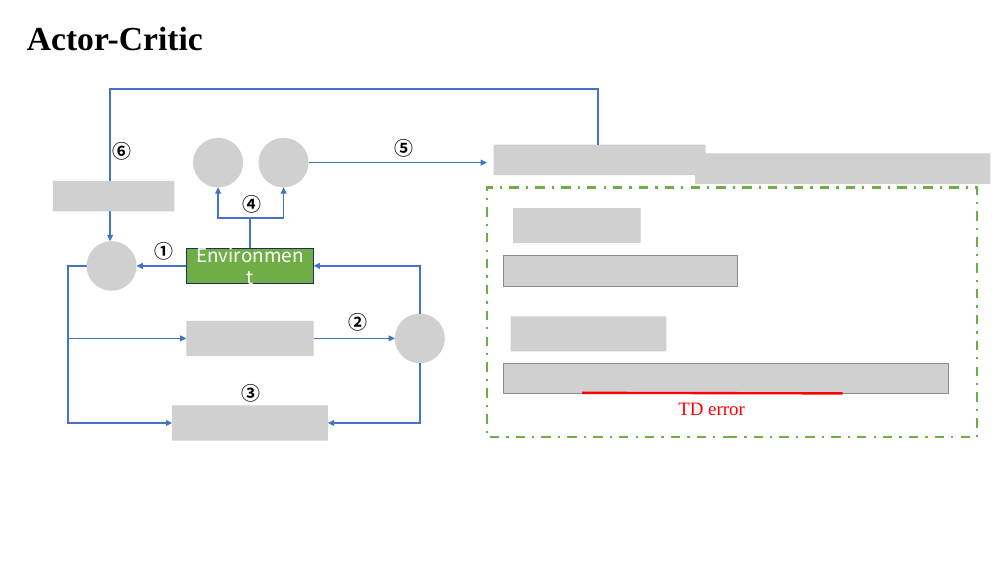
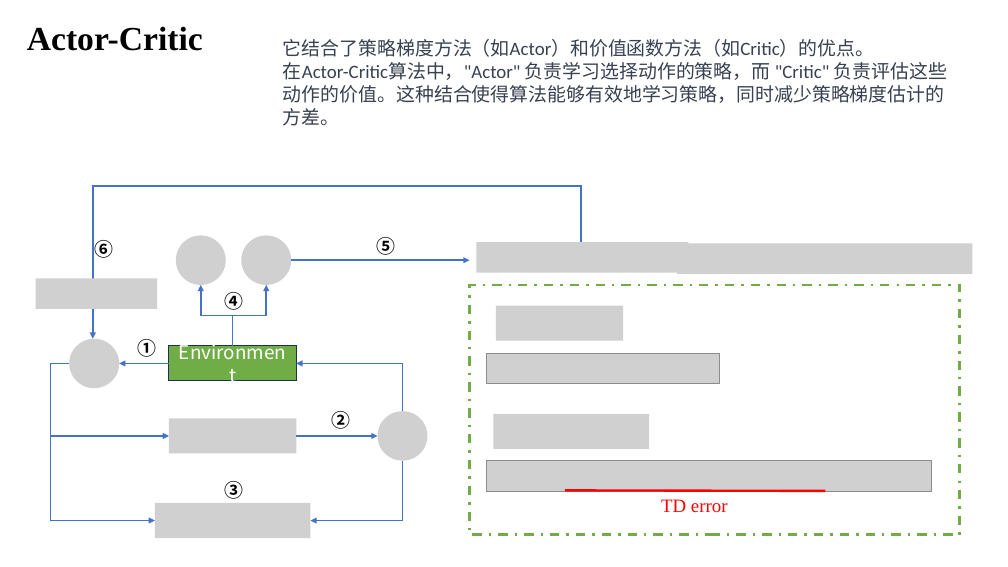
Before and after one commit to ying123ww/public_major, a slide deck: slide 3 of Course notes/RL/RL笔记.pptx (slide 2 before the commit). Drawn at 1008x567 pixels with LibreOffice and Linux fonts; fonts in the diff are those of the drawing; grey boxes stand for pictures. Boxes give left, top, right and bottom in pixels: in the first picture for what was removed or moved away, otherwise in the second. Text is boxed around its words. In the diff, an @@ line names an element or a change of style, - is before the commit and + after.

```diff
--- a/Course notes/RL/RL笔记.pptx
+++ b/Course notes/RL/RL笔记.pptx
@@ text added at [283,39,947,126], 18 pt, text #374151 @@
+它结合了策略梯度方法（如Actor）和价值函数方法（如Critic）的优点。
+在Actor-Critic算法中，"Actor" 负责学习选择动作的策略，而 "Critic" 负责评估这些动作的价值。这种结合使得算法能够有效地学习策略，同时减少策略梯度估计的方差。
@@ picture removed at [194,138,243,187] @@
@@ picture removed at [259,138,309,187] @@
@@ picture removed at [494,144,706,175] @@
@@ picture removed at [695,154,990,184] @@
@@ picture removed at [53,181,175,211] @@
@@ picture removed at [513,208,640,243] @@
@@ picture removed at [87,241,137,290] @@
@@ group added at [36,235,972,538]: 11 pictures @@
@@ 2 arrows, 1 elbow arrow: place and size @@
-2 arrows, 1 elbow arrow at [219,163,487,339]
+2 arrows, 1 elbow arrow at [201,260,470,436]
@@ 2 rectangles, 1 picture, 1 text, 1 elbow arrow: place and size @@
-2 rectangles, 1 picture, 1 text, 1 elbow arrow at [154,188,977,437]
+2 rectangles, 1 picture, 1 text, 1 elbow arrow at [137,285,960,535]
@@ picture removed at [186,321,313,355] @@
@@ picture removed at [395,314,445,363] @@
@@ picture removed at [511,316,667,351] @@
@@ 6 texts, 4 elbow arrows, 1 picture, 1 line: place and size @@
-6 texts, 4 elbow arrows, 1 picture, 1 line at [68,88,948,423]
+6 texts, 4 elbow arrows, 1 picture, 1 line at [51,186,932,521]
@@ arrow moved from (186, 266) - (137, 266) to (169, 364) - (119, 364) @@
@@ elbow arrow moved from (420, 314) - (314, 266) to (402, 411) - (296, 364) @@
@@ picture removed at [172,405,328,440] @@
```
Also in this commit, not shown: 1 other slide changed, 2 slides added, 6 other files.
